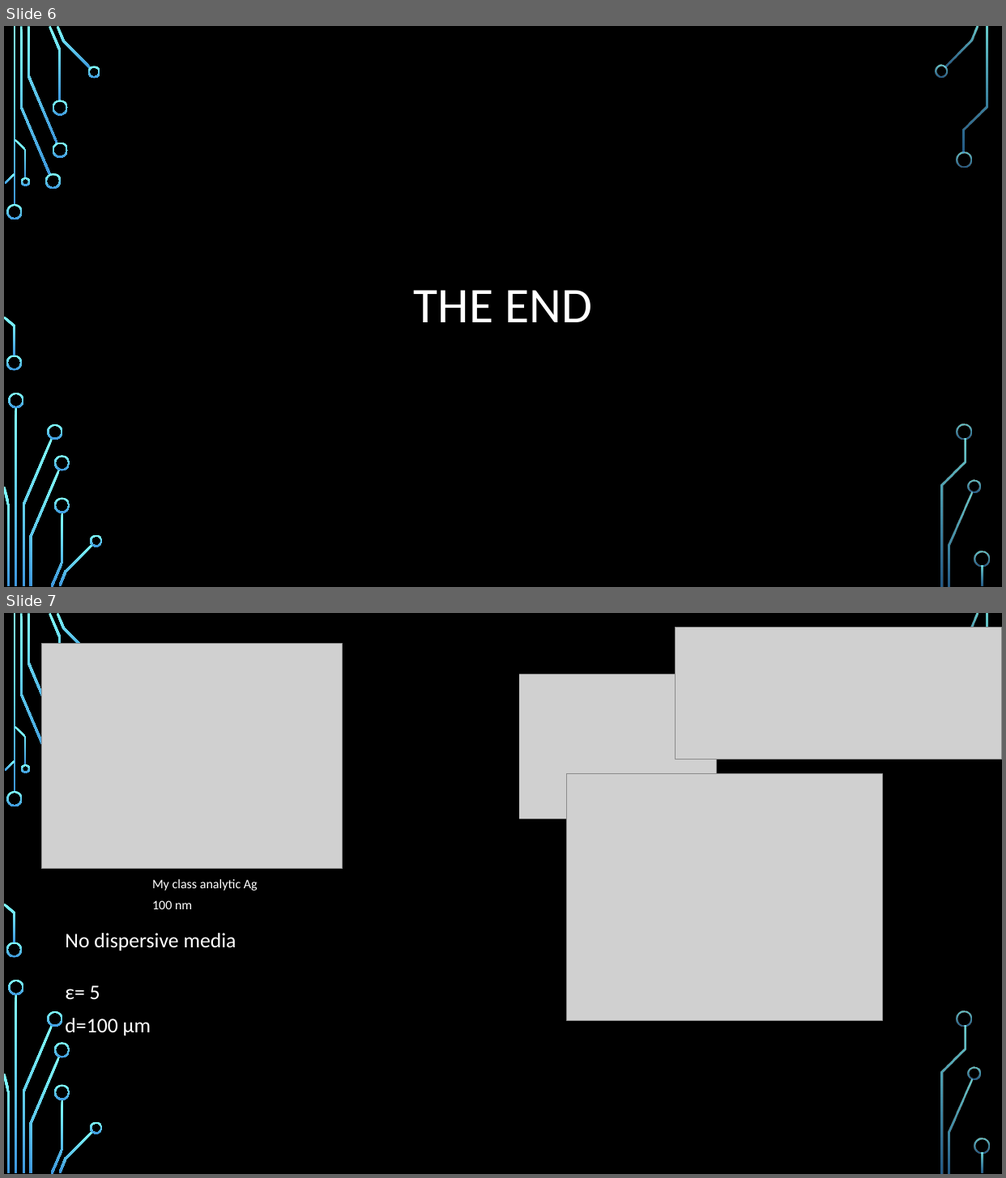
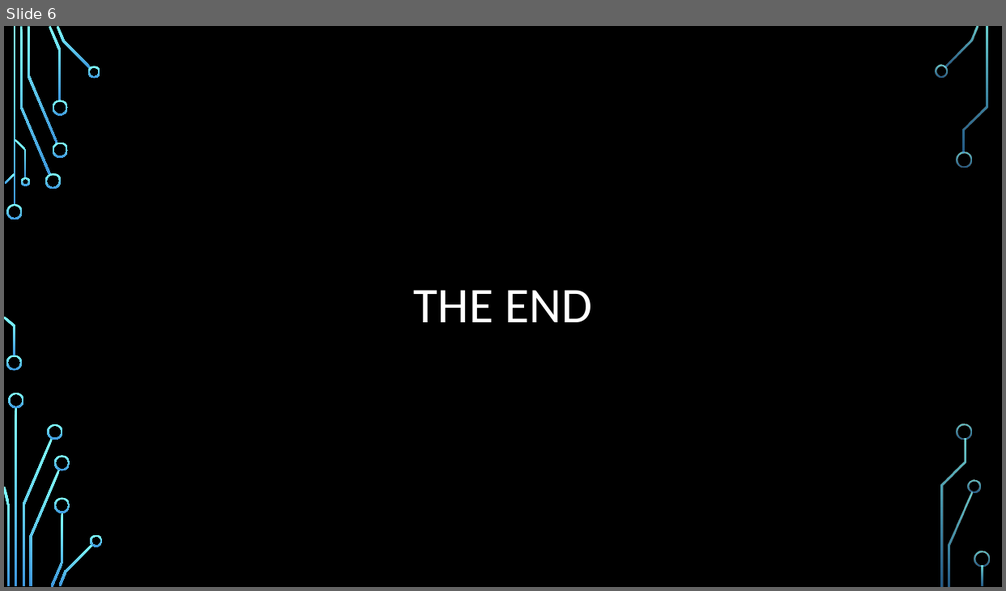
Before and after one commit to Mpedrosab/MCFNL2020, a slide deck: Proposal8_dispersiveFDTD/power_dispersion.pptx. Shown one above the other, each under a label of ours: slides 6 and 7 before the commit, slide 6 after it. The pictures are 1006x1178 and 1006x591 pixels, drawn with LibreOffice and Linux fonts; fonts in the diff are those of the drawing; grey boxes stand for pictures; background and template pictures are left out. Boxes give left, top, right and bottom in pixels: in the first picture for what was removed or moved away, otherwise in the second. Text is boxed around its words. In the diff, an @@ line names an element or a change of style, - is before the commit and + after.

```diff
--- a/Proposal8_dispersiveFDTD/power_dispersion.pptx
+++ b/Proposal8_dispersiveFDTD/power_dispersion.pptx
@@ slide 7 removed at [4, 613, 1002, 1174], background picture (left out); not listed: 30 template elements that a slide beside it also shows @@
@@ picture removed at [675, 628, 1002, 759] @@
@@ picture removed at [41, 644, 343, 869] @@
@@ picture removed at [519, 675, 717, 820] @@
@@ picture removed at [567, 774, 882, 1021] @@
@@ text removed at [152, 879, 258, 909] @@
-My class analytic Ag
-100 nm
@@ text removed at [65, 933, 236, 951] @@
-No dispersive media
@@ text removed at [65, 986, 151, 1036] @@
-ε= 5
-d=100 μm
```
Also in this commit, not shown: 4 slides changed, 3 slides added, 5 other files.
